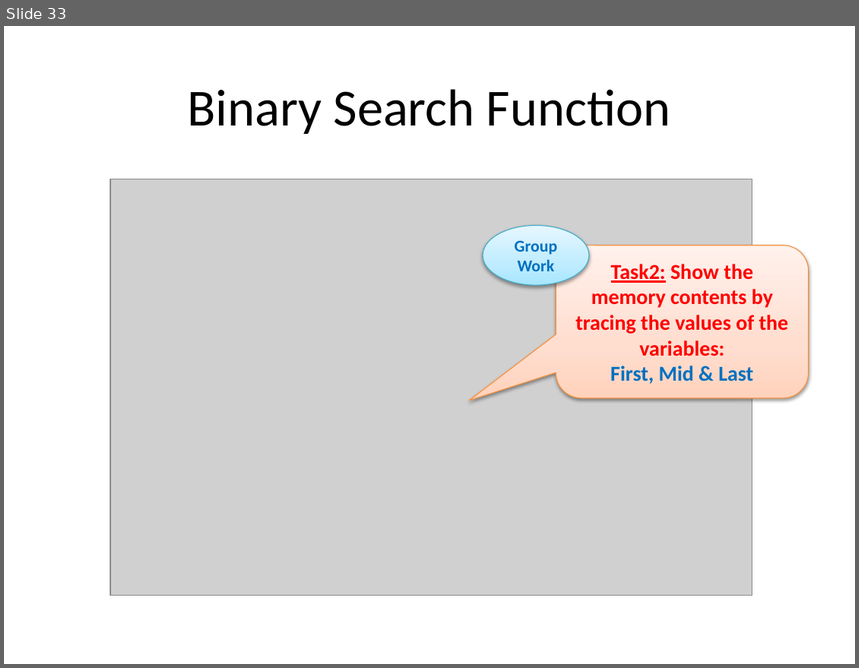
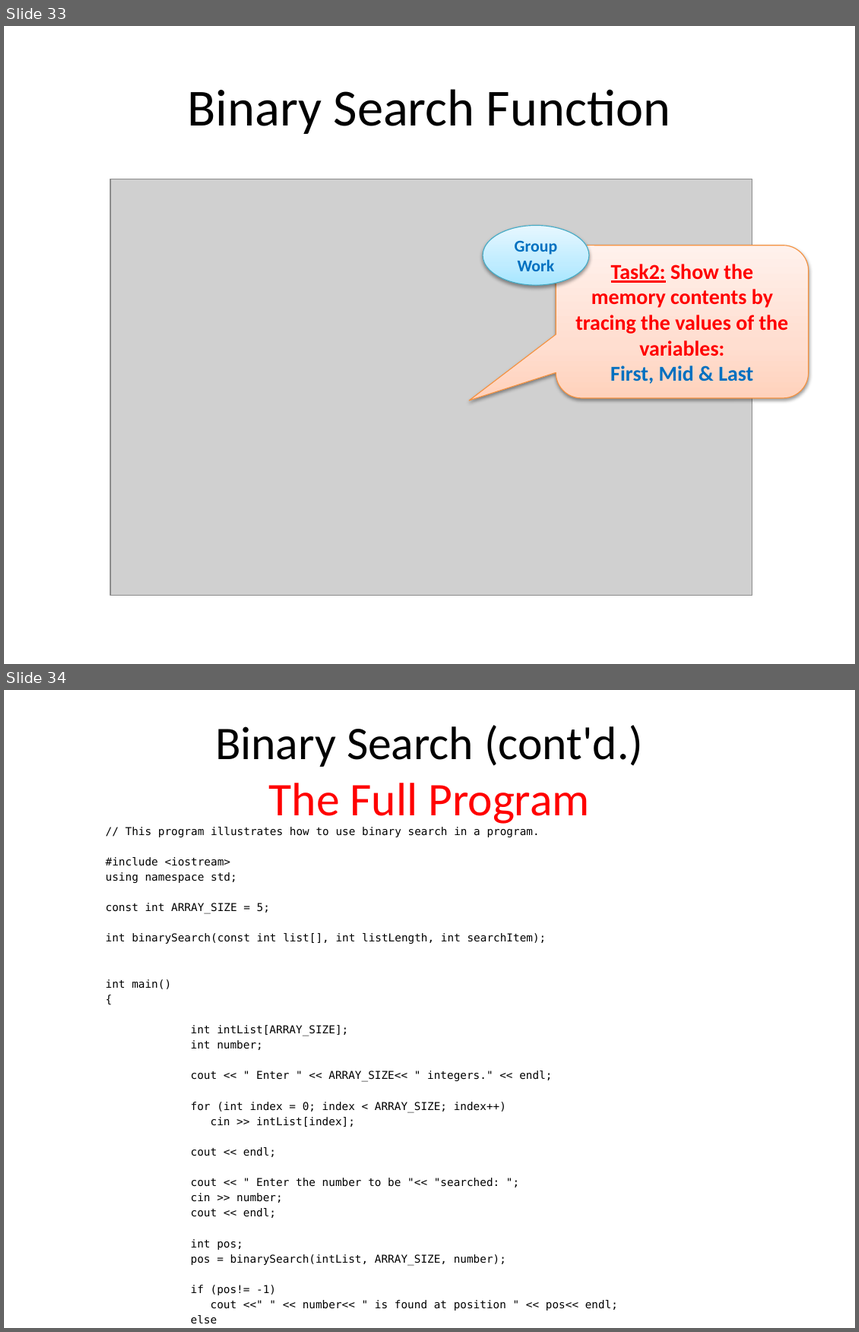
Before and after one commit to Emadalsuwat/emadalsuwat.github.io, a slide deck: programming2/CH10.pptx. Shown one above the other, each under a label of ours: slide 33 before the commit, slides 33 and 34 after it. The pictures are 859x668 and 859x1332 pixels, drawn with LibreOffice and Linux fonts; fonts in the diff are those of the drawing; grey boxes stand for pictures. Boxes give left, top, right and bottom in pixels: in the first picture for what was removed or moved away, otherwise in the second. Text is boxed around its words. In the diff, an @@ line names an element or a change of style, - is before the commit and + after.

```diff
--- a/programming2/CH10.pptx
+++ b/programming2/CH10.pptx
@@ slide 34 added at <box>4,690,855,1328</box>, background #FFFFFF @@
@@ title added at <box>215,725,643,824</box>, 39.6 pt, text #000000 @@
+Binary Search (cont'd.)
+The Full Program
@@ text added at <box>106,827,618,1311</box>, 9.2 pt, text #000000 @@
+// This program illustrates how to use binary search in a program.
+#include <iostream>
+using namespace std;
+const int ARRAY_SIZE = 5;
+int binarySearch(const int list[], int listLength, int searchItem);
+int main()
+{
+int intList[ARRAY_SIZE];
+int number;
+cout << " Enter " << ARRAY_SIZE<< " integers." << endl;
+for (int index = 0; index < ARRAY_SIZE; index++)
+cin >> intList[index];
+cout << endl;
+cout << " Enter the number to be "<< "searched: ";
+cin >> number;
+cout << endl;
+int pos;
+pos = binarySearch(intList, ARRAY_SIZE, number);
+if (pos!= -1)
+cout <<" " << number<< " is found at position " << pos<< endl;
+else
+cout << " " << number<< " is not in the list." << endl;
+return 0;
+}
```
Also in this commit, not shown: 2 other slides added, 1 slide removed, 1 other file.
